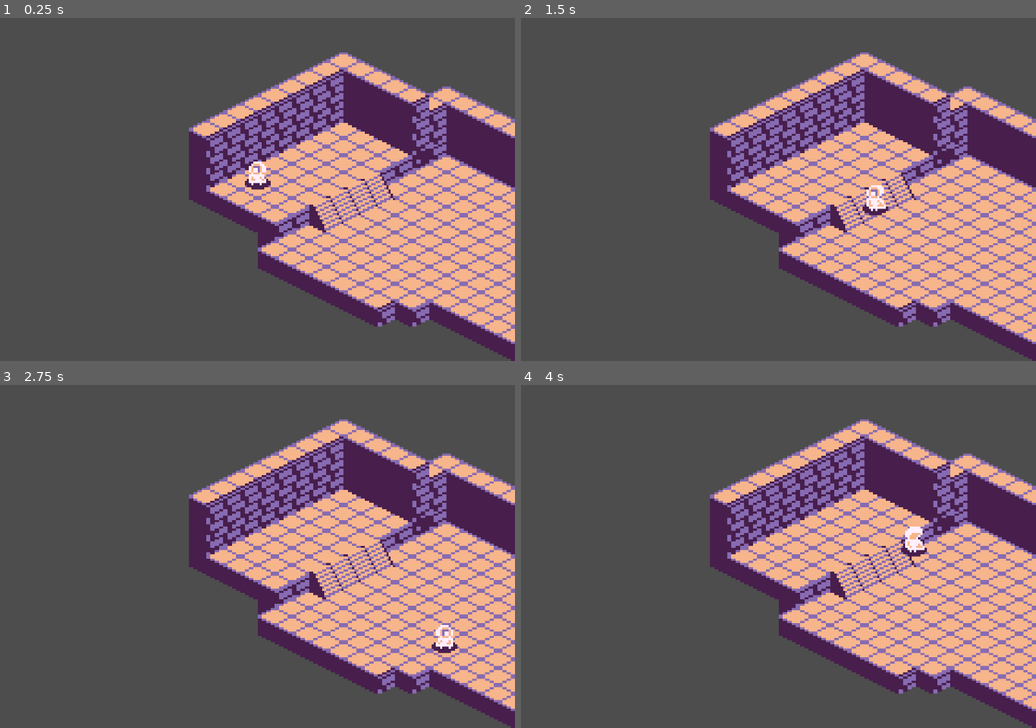
Above: before the commit, frames 1-4 (two rows, left to right).
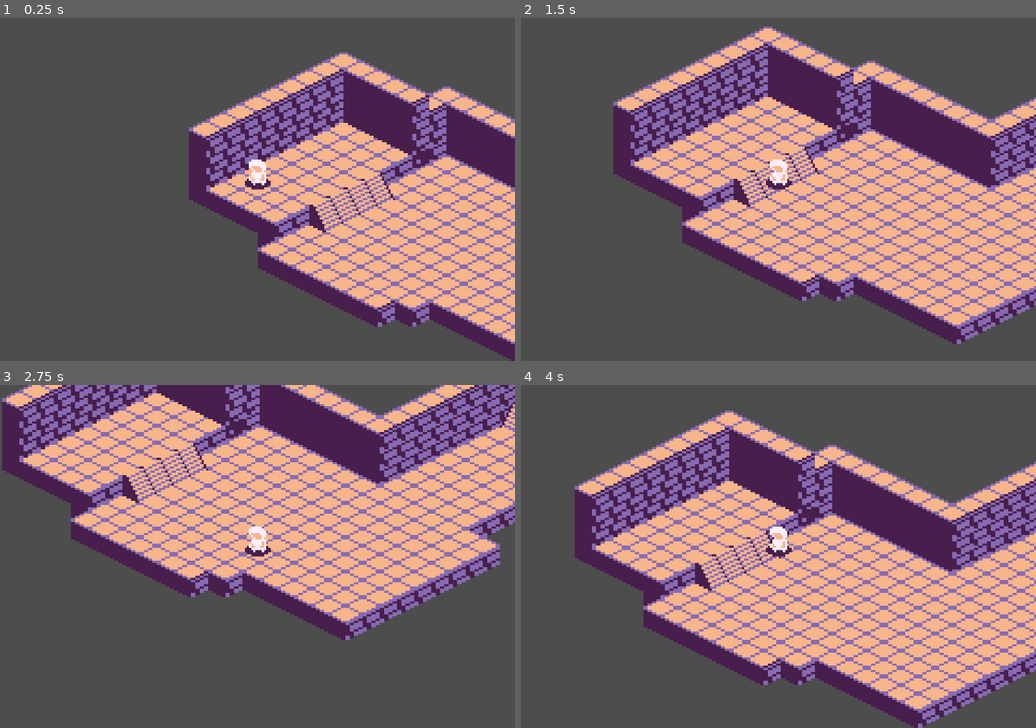
Above: after the commit, the same moments.

Repository: chrisjusto/WizardDungeon
Game: Godot game, scene res://World.tscn
Same seed, same stepped clock (60 frames per second), same inputs: the game is played once before the commit and once after it.
Inputs:
- Up to frame 1 (0.25 s): no input
- Up to frame 2 (1.5 s): hold Right (ui_right) 0.53-1.28 s; hold Down (ui_down) from 1.28 s (still down)
- Up to frame 3 (2.75 s): release Down (ui_down) at 2.03 s; hold Right (ui_right) from 2.03 s (still down)
- Up to frame 4 (4 s): release Right (ui_right) at 2.78 s; hold Up (ui_up) 2.78-3.53 s; hold Left (ui_left) from 3.53 s (still down)

The runs differ from the first frame. In frame 1, 0.1% of the frame differs, in the area x 48-52%, y 41-49%; in frame 2, 38%; in frame 3, 57%, in the area x 0-100%, y 0-100%; in frame 4, 48%.

Commit message:
update sprites

Diff:
--- a/wizard-dungeon-v-2/World.tscn
+++ b/wizard-dungeon-v-2/World.tscn
@@ -2,6 +2,7 @@
 
 [ext_resource type="TileSet" uid="uid://b0ycr4jy1xx6y" path="res://TileSets/TS_dungeon.tres" id="1_c6gwx"]
 [ext_resource type="PackedScene" uid="uid://jpb4uyt208" path="res://actors/base_character.tscn" id="2_2dftf"]
+[ext_resource type="Script" uid="uid://bu3kbjvn1mxen" path="res://scripts/tilemap_boardergenerator.gd" id="2_bcbcq"]
 
 [node name="Node2D" type="Node2D" unique_id=620791292]
 
@@ -11,6 +12,7 @@
 y_sort_enabled = true
 tile_map_data = PackedByteArray("AAABAAYAAAACAAIAAAABAAcAAAACAAIAAAACAAYAAAACAAIAAAACAAcAAAACAAIAAAACAAUAAAACAAIAAAACAA …(13248 unchanged characters)…
 tile_set = ExtResource("1_c6gwx")
+script = ExtResource("2_bcbcq")
 
 [node name="Layer_01" type="TileMapLayer" parent="TileMap" unique_id=795679732]
 z_index = 2
@@ -39,6 +41,3 @@
 
 [node name="BaseCharacter" parent="." unique_id=1064438478 instance=ExtResource("2_2dftf")]
 z_index = 10
-
-[node name="Camera2D" type="Camera2D" parent="." unique_id=2030761297]
-zoom = Vector2(8, 8)
--- a/wizard-dungeon-v-2/actors/base_character.gd
+++ b/wizard-dungeon-v-2/actors/base_character.gd
@@ -2,7 +2,7 @@
 
 @onready var sprite: AnimatedSprite2D = $AnimatedSprite2D
 @onready var collision: CollisionShape2D = $CollisionShape2D
-var speed = 60
+var speed = 60.0
 const acceleration: int = 10
 const friction: int = 30
 
@@ -21,74 +21,12 @@
 var current_direction = Facing.DOWN
 
 func _physics_process(delta: float) -> void:
-		 #Get raw input
 	var input = Vector2(
 		Input.get_action_strength("ui_right") - Input.get_action_raw_strength("ui_left"),
 		Input.get_action_strength("ui_down") - Input.get_action_raw_strength("ui_up")
 	).normalized()
-	if(input.x == 0 && input.y == 0):
-		current_state = State.IDLE
-	elif(input.y < 0):
-		current_state = State.WALKING
-		current_direction = Facing.UP
-	elif(input.y > 0):
-		current_state = State.WALKING
-		current_direction = Facing.DOWN
-	elif(input.x > 0):
-		current_state = State.WALKING
-		current_direction = Facing.LEFT
-	elif(input.x < 0):
-		current_state = State.WALKING
-		current_direction = Facing.RIGHT
-	#elif(input.x > 0 && input.y > 0):
-		#current_state = State.WALKING
-		#current_direction = Facing.UP
-	#elif(input.x > 0 && input.y < 0):
-		#current_state = State.WALKING
-		#current_direction = Facing.LEFT
-	#elif(input.x < 0 && input.y < 0):
-		#current_state = State.WALKING
-		#current_direction = Facing.RIGHT
-	#elif(input.x < 0 && input.y > 0):
-		#current_state = State.WALKING
-		#current_direction = Facing.DOWN
 
 	velocity = input * speed
+	print(velocity)
 	move_and_slide()
 	global_position = global_position.round()
-	print(State)
-	print(Facing)
-	update_animation()
-
-
-
-func update_animation():
-	match current_state:
-		State.IDLE:
-			match current_direction:
-				Facing.UP:
-					sprite.animation = ("Idle_BackRight")
-					sprite.play()
-				Facing.DOWN:
-					sprite.animation = ("Idle_FrontLeft")
-					sprite.play()
-				Facing.LEFT:
-					sprite.animation =("Idle_FrontRight")
-					sprite.play()
-				Facing.RIGHT:
-					sprite.animation =("Idle_BackLeft")
-					sprite.play()
-		State.WALKING:
-			match current_direction:
-				Facing.UP:
-					sprite.animation =("Walk_BackRight")
-					sprite.play()
-				Facing.DOWN:
-					sprite.animation =("Walk_FrontLeft")
-					sprite.play()
-				Facing.LEFT:
-					sprite.animation =("Walk_FrontRight")
-					sprite.play()
-				Facing.RIGHT:
-					sprite.animation =("Walk_BackLeft")
-					sprite.play()
--- a/wizard-dungeon-v-2/actors/base_character.tscn
+++ b/wizard-dungeon-v-2/actors/base_character.tscn
@@ -182,3 +182,6 @@
 anim_player = NodePath("../AnimationPlayer")
 
 [node name="AnimationPlayer" type="AnimationPlayer" parent="." unique_id=178268414]
+
+[node name="Camera2D" type="Camera2D" parent="." unique_id=1707591455]
+zoom = Vector2(8, 8)
Not shown, added: Assets/Character_8Driection_SpriteSheet-withAtk.ase
Not shown, added: Assets/Character_8Driection_SpriteSheet.ase
Not shown, added: Assets/Character_8Driection_SpriteSheet.png
Not shown, added: Assets/Character_8Driection_SpriteSheet_Resurect.ase
Not shown, changed: Assets/Character_animloop.ase
Not shown, added: Assets/Idle_DexWizard.gif
Not shown, added: Assets/Re-Designed_Wizzard.aseprite
Not shown, added: Assets/TreasureChest.aseprite
Not shown, added: Assets/TreasureChest.png
Not shown, added: Assets/colored_dungeon_Pallete.aseprite
Not shown, added: Assets/resurrect-64-1x.png
Not shown, added: Assets/thinner_dexboi.aseprite
(and 6 more such lines)
